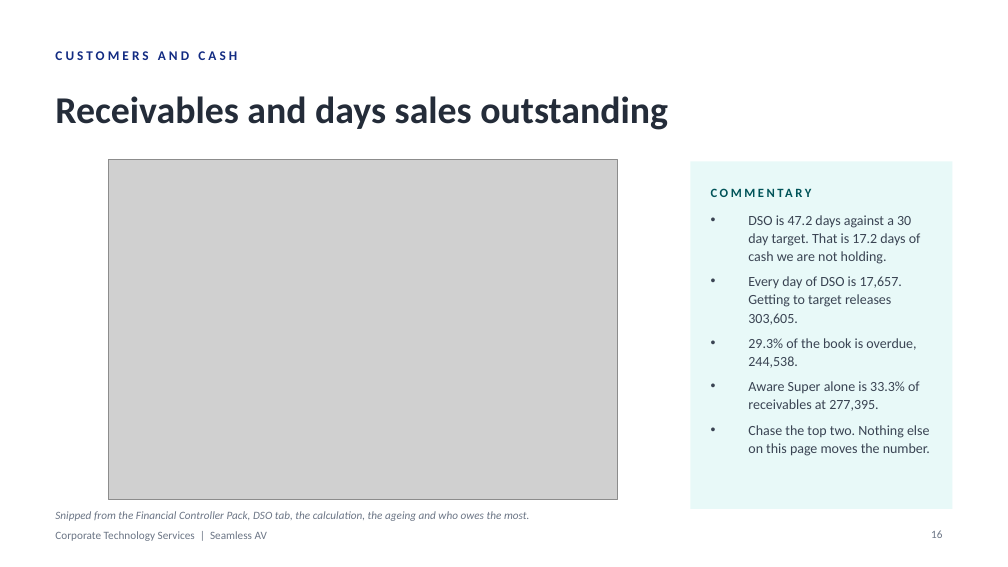
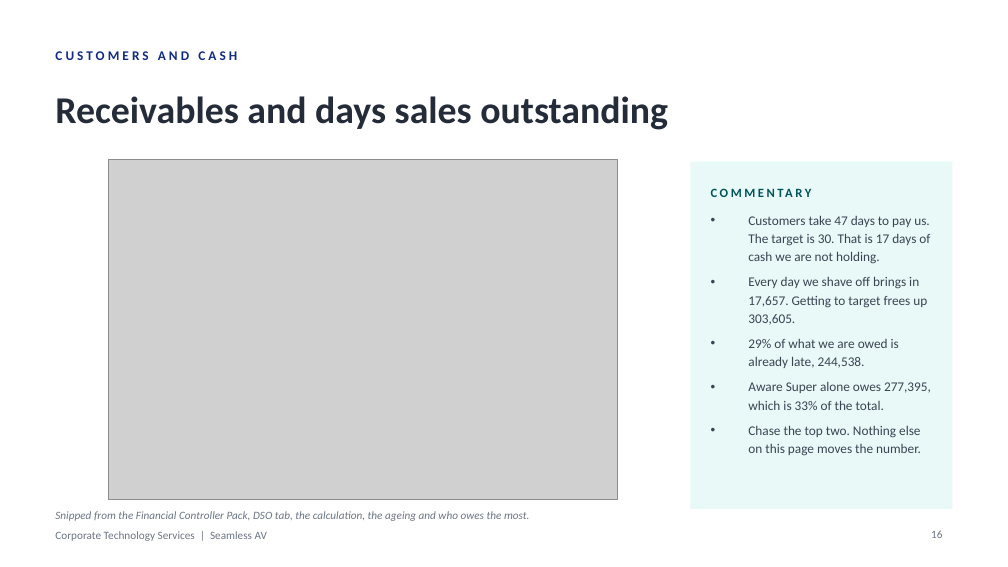
Before and after one commit to WesleyNelson-O33/Claude, a slide deck: slide 16 of deck/CTS Monthly Business Review - September 2026.pptx. Drawn at 1008x567 pixels with LibreOffice and Linux fonts; fonts in the diff are those of the drawing; grey boxes stand for pictures. Boxes give left, top, right and bottom in pixels: in the first picture for what was removed or moved away, otherwise in the second. Text is boxed around its words. In the diff, an @@ line names an element or a change of style, - is before the commit and + after.

```diff
--- a/deck/CTS Monthly Business Review - September 2026.pptx
+++ b/deck/CTS Monthly Business Review - September 2026.pptx
@@ text at [748,215,931,410]: text changed; size 10 to 9.5 pt @@
-• DSO is 47.2 days against a 30 day target. That is 17.2 days of cash we are not holding.
-• Every day of DSO is 17,657. Getting to target releases 303,605.
-• 29.3% of the book is overdue, 244,538.
-• Aware Super alone is 33.3% of receivables at 277,395.
+• Customers take 47 days to pay us. The target is 30. That is 17 days of cash we are not holding.
+• Every day we shave off brings in 17,657. Getting to target frees up 303,605.
+• 29% of what we are owed is already late, 244,538.
+• Aware Super alone owes 277,395, which is 33% of the total.
@@ text at [748,425,921,456]: size 10 to 9.5 pt in "Chase the top two. Nothing else on ..." @@
```
Also in this commit, not shown: 8 other slides changed, 1 other file.
